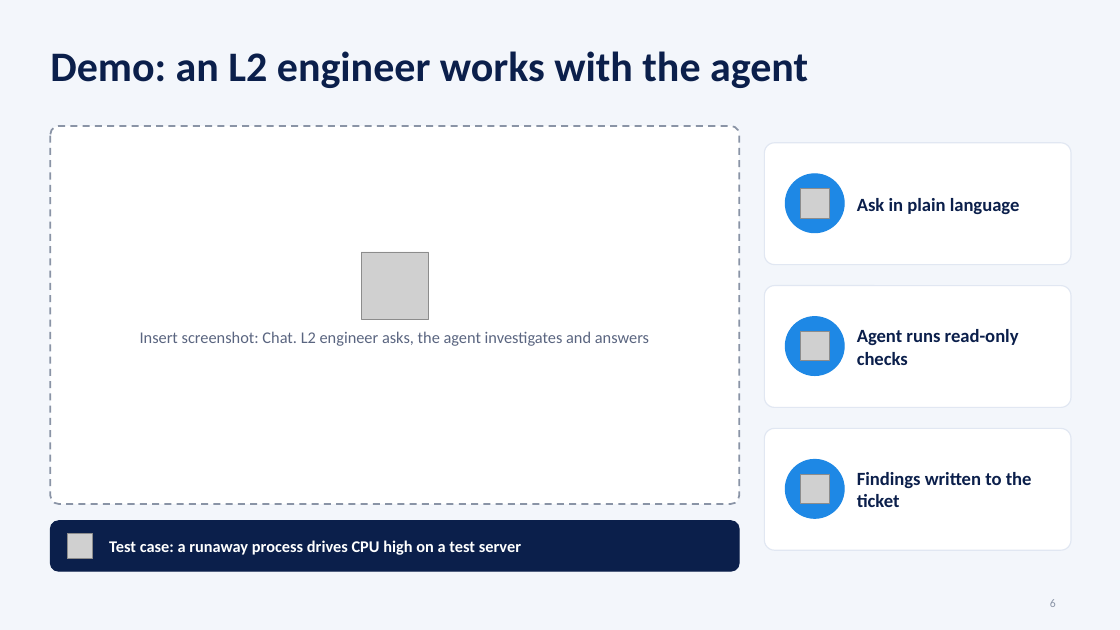
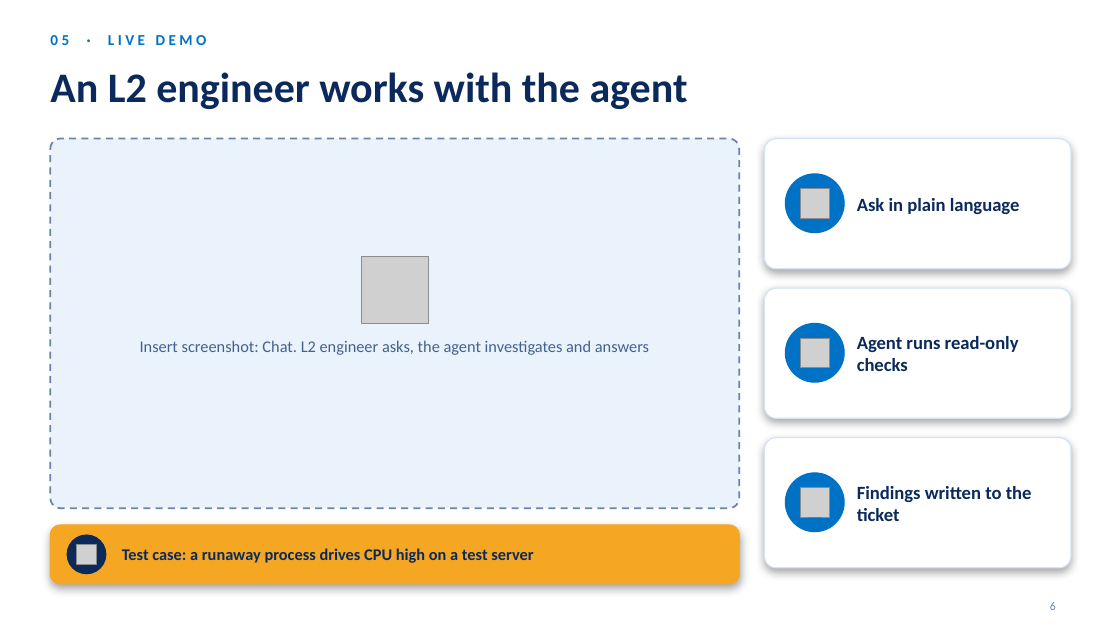
Before and after one commit to akaravind456-spec/Matrix-aiops, a slide deck: slide 6 of docs/presentation/MATRIX-Product-Deck.pptx. Drawn at 1120x630 pixels with LibreOffice and Linux fonts; fonts in the diff are those of the drawing; grey boxes stand for pictures; background and template pictures are left out. Boxes give left, top, right and bottom in pixels: in the first picture for what was removed or moved away, otherwise in the second. Text is boxed around its words. In the diff, an @@ line names an element or a change of style, - is before the commit and + after.

```diff
--- a/docs/presentation/MATRIX-Product-Deck.pptx
+++ b/docs/presentation/MATRIX-Product-Deck.pptx
@@ background #F3F6FB to picture (left out) @@
@@ text added at [50, 35, 207, 45], 13 pt, text #0072C6, bold @@
+05 · LIVE DEMO
@@ title at [50, 72, 688, 109]: text changed; text colour #0B1F4B to #0B2A5B @@
-Demo: an L2 engineer works with the agent
+An L2 engineer works with the agent
@@ rounded rectangle: place and size @@
-rounded rectangle at [50, 126, 739, 504]
+rounded rectangle at [50, 139, 739, 508]
@@ rounded rectangle at [50, 139, 739, 508]: fill #FFFFFF to #EAF2FB; outline #8A94A6 1.5 pt dashed to #6B84AD 1.5 pt dashed; proportions changed @@
@@ rounded rectangle: place and size @@
-rounded rectangle at [765, 143, 1071, 265]
+rounded rectangle at [765, 139, 1071, 269]
@@ picture: place and size @@
-picture at [361, 252, 429, 319]
+picture at [361, 256, 429, 323]
@@ rounded rectangle: place and size @@
-rounded rectangle at [765, 286, 1071, 408]
+rounded rectangle at [765, 288, 1071, 418]
@@ ellipse: place and size @@
-ellipse at [786, 317, 844, 376]
+ellipse at [786, 323, 844, 382]
@@ text "Insert screenshot: Chat. L2 engineer ...": place and size @@
-text "Insert screenshot: Chat. L2 engineer ..." at [140, 331, 649, 346]
+text "Insert screenshot: Chat. L2 engineer ..." at [140, 340, 649, 355]
@@ text "Insert screenshot: Chat. L2 engineer ..." at [140, 340, 649, 355]: text colour #5A6580 to #44618F @@
@@ picture: place and size @@
-picture at [801, 331, 830, 360]
+picture at [801, 339, 830, 368]
@@ outline #E1E7F2 1 pt to #D3E2F4 1 pt; shadow on; proportions changed in 3 elements at [765, 139, 1071, 269], [765, 288, 1071, 418], [765, 438, 1071, 568] @@
@@ rounded rectangle: place and size @@
-rounded rectangle at [765, 429, 1071, 550]
+rounded rectangle at [765, 438, 1071, 568]
@@ text colour #0B1F4B to #0B2A5B in 3 elements at [857, 198, 1020, 214], [857, 336, 1019, 371], [857, 486, 1032, 521] @@
@@ text "Findings written to the ticket": place and size @@
-text "Findings written to the ticket" at [857, 472, 1032, 507]
+text "Findings written to the ticket" at [857, 486, 1032, 521]
@@ ellipse: place and size @@
-ellipse at [786, 460, 844, 518]
+ellipse at [786, 473, 844, 532]
@@ fill #1E88E5 to #0072C6; outline #1E88E5 1 pt to #0072C6 1 pt in 3 elements at [786, 174, 844, 233], [786, 323, 844, 382], [786, 473, 844, 532] @@
@@ picture: place and size @@
-picture at [801, 474, 830, 503]
+picture at [801, 487, 830, 517]
@@ rounded rectangle: place and size @@
-rounded rectangle at [50, 521, 739, 571]
+rounded rectangle at [50, 525, 739, 584]
@@ rounded rectangle at [50, 525, 739, 584]: fill #0B1F4B to #F5A623; outline #0B1F4B 1 pt to #F5A623 1 pt; shadow on; proportions changed @@
@@ ellipse added at [67, 535, 106, 574], fill #0B2A5B, outline #0B2A5B 1 pt @@
@@ text "Test case: a runaway process ...": place and size @@
-text "Test case: a runaway process ..." at [109, 540, 521, 555]
+text "Test case: a runaway process ..." at [122, 548, 533, 563]
@@ text "Test case: a runaway process ..." at [122, 548, 533, 563]: text colour #FFFFFF to #0B2A5B @@
@@ picture: place and size @@
-picture at [67, 534, 92, 559]
+picture at [77, 545, 97, 565]
@@ page number at [1050, 602, 1056, 610]: text colour #8A94A6 to #6B84AD @@
```
Also in this commit, not shown: 8 other slides changed, 1 other file.
